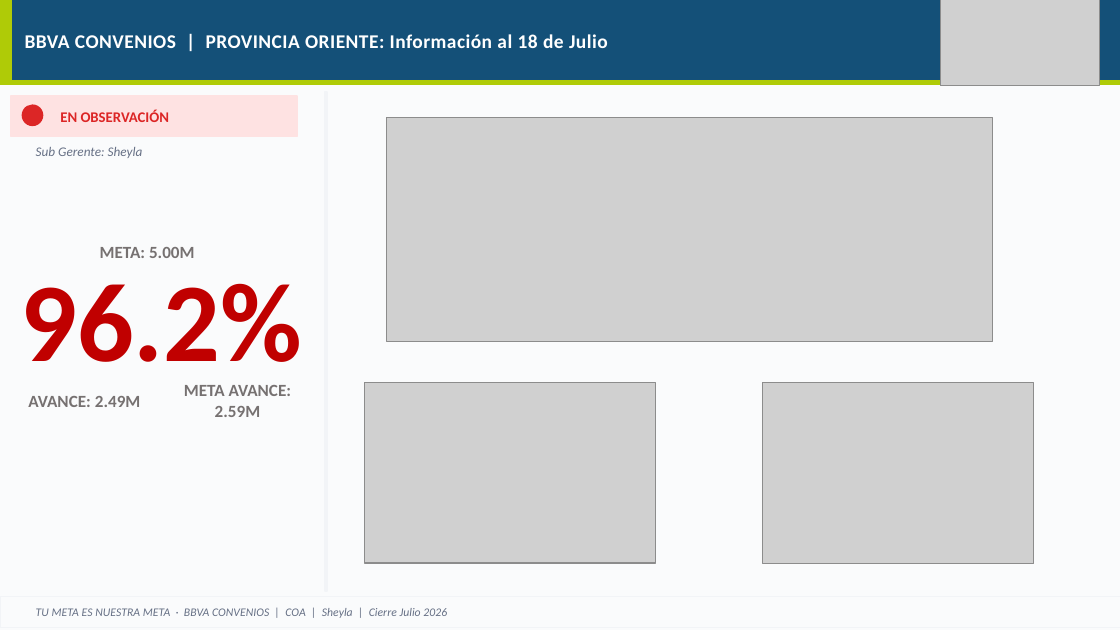
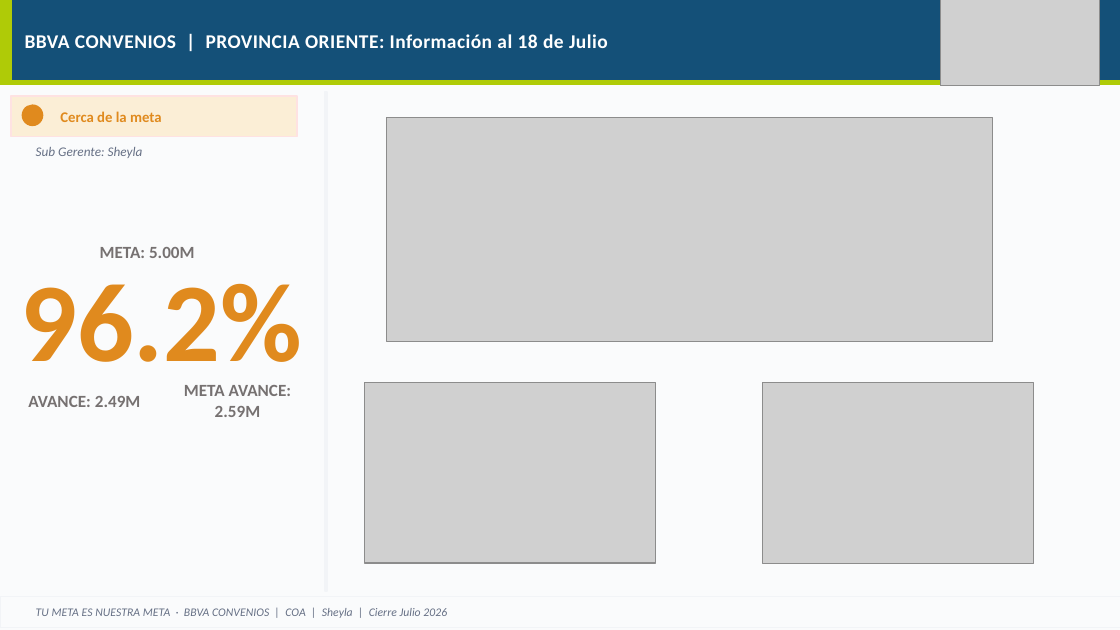
Before and after one commit to piere0405/streamlit_app, a slide deck: slide 43 of plantilla_campanias.pptx (slide 35 before the commit). Drawn at 1120x630 pixels with LibreOffice and Linux fonts; fonts in the diff are those of the drawing; grey boxes stand for pictures. Boxes give left, top, right and bottom in pixels: in the first picture for what was removed or moved away, otherwise in the second. Text is boxed around its words. In the diff, an @@ line names an element or a change of style, - is before the commit and + after.

```diff
--- a/plantilla_campanias.pptx
+++ b/plantilla_campanias.pptx
@@ rectangle at <box>11,96,297,137</box>: fill #FEE2E2 to #FBEED6 @@
@@ ellipse at <box>22,105,43,125</box>: fill #DC2626 to #E08A1E; outline #DC2626 1 pt to #E08A1E 1 pt @@
@@ text at <box>60,111,162,122</box>: text changed; text colour #DC2626 to #E08A1E @@
-EN OBSERVACIÓN
+Cerca de la meta
@@ text "96.2%" at <box>20,283,302,388</box>: text colour #C00000 to #E08A1E @@
```
Also in this commit, not shown: 17 other slides changed, 8 slides added, 5 other files.
